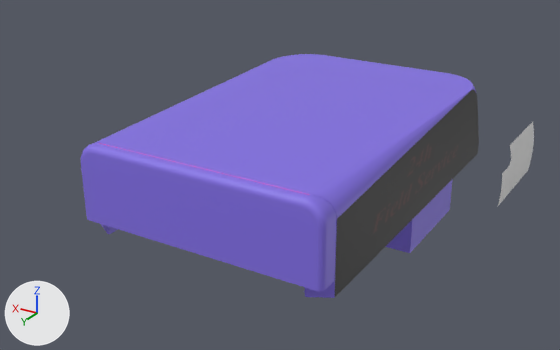
A saved change to the Blender file SourceModels/repairPickup.blend.
The view is the same before and after, from a 50 mm lens placed at (-2.27, 5.44, 3.31), pointed at (0.28, 1.2, 1.19). The lights are fixed; the arrows at lower left show +X, +Y and +Z.

In view in the first picture: 'Heckklappe', 'LogoDecalRight', 'ServiceDecalRight', 'aufbau'.
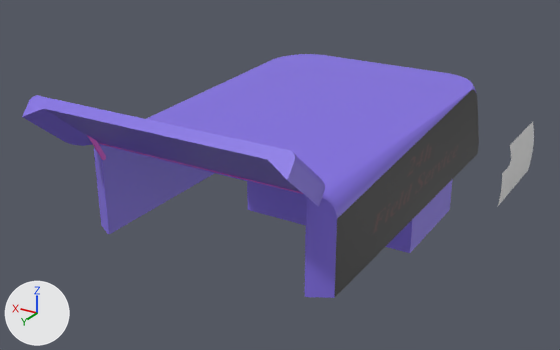
ob_heckachse is not drawn itself; it is the parent of ob_heckklappe.

Edits to the bpy script that builds the scene:
```text
Add me_cube_003:
    me_cube_003.from_pydata(...)  # 28 vertices, 16 faces; spans x -0.003..0.003, y -0.015..0.015, z -0.096..0.119
    me_cube_003.materials.append(mat_scharnier_mat)  # pink #e74fd4
Change ob_heckachse:
    ob_heckachse.rotation_euler: (0.0, 0.0, 0.0) -> (2.269, 0.0, 0.0)  # degrees (0, 0, 0) -> degrees (130, 0, 0)
Add ob_stuetze:
    ob_stuetze = bpy.data.objects.new('stuetze', me_cube_003)
    ob_stuetze.parent = ob_stuetzachse
    ob_stuetze.matrix_parent_inverse = Matrix(((1.0, 0.0, 0.0, -0.652), (0.0, 1.0, 0.0, -2.486), (0.0, 0.0, 1.0, -1.687), (0.0, 0.0, 0.0, 1.0)))
    ob_stuetze.location = (0.654, 2.525, 1.758)
    ob_stuetze.rotation_euler = (-0.494, 0.0, 0.0)  # degrees (-28, 0, 0)
Add ob_stuetzachse:
    ob_stuetzachse = bpy.data.objects.new('StuetzAchse', None)
    ob_stuetzachse.parent = ob_cylinder
    ob_stuetzachse.matrix_parent_inverse = Matrix(((0.0, 0.0, -1.0, 1.777), (0.0, 1.0, 0.0, -2.504), (1.0, 0.0, 0.0, 0.0), (0.0, 0.0, 0.0, 1.0)))
    ob_stuetzachse.location = (0.652, 2.486, 1.687)
```

Boxes [x1, y1, x2, y2] around the edits, measured in the pictures (560 x 350 px):
'Heckklappe', turned: before [81, 142, 336, 291]; after [22, 95, 325, 207]
'stuetze', added: after [87, 135, 106, 160]
